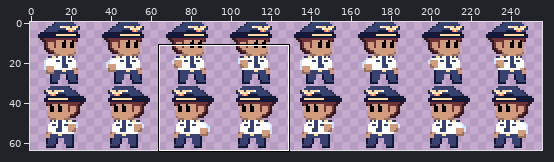
Sprite sheet, stored at bin/player/attack.png. The first picture is a wide view before the edit; the outline marks the close-up.
Close-up. Old version:
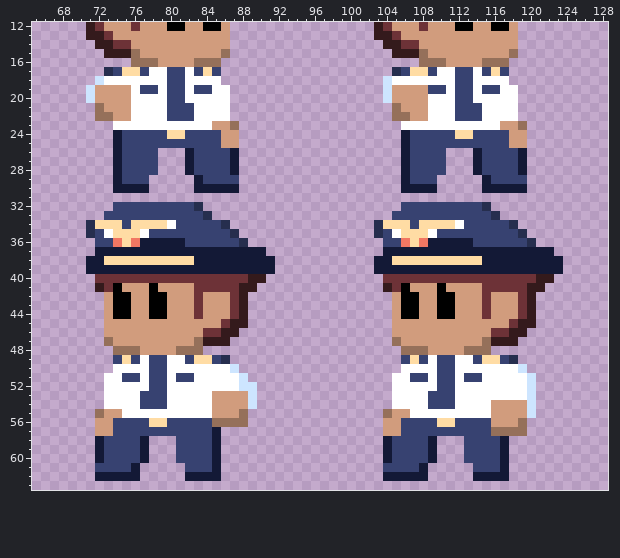
The file is 256x64 pixels. Shown: x 65..128, y 12..63. The commit also changed other parts of the picture, which this record leaves out.
Now the later version:
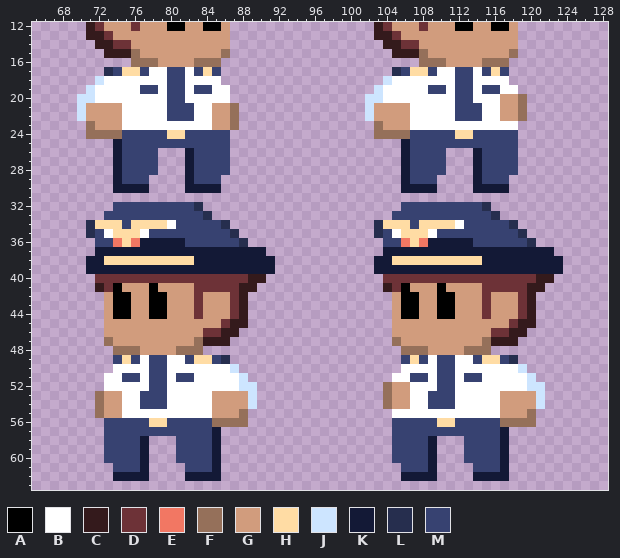
Palette (. is transparent): A #000000  B #ffffff  C #341a1c  D #6d3237  E #f27763  F #95705a  G #d19c7d  H #ffdca4  J #cde5ff  K #131936  L #262e4e  M #374271
Diff:
@@ x 65..128 @@
 18 .......JBBBBBBBMMBBBB..................JBBBBBBBMMBBBB...........
-19 ......JGGGGBMMBMMBMMBB.................JGGGGMMBMMBMMBB..........
-20 ......JGGGGBBBBMMBBBBB.................JGGGGBBBMMBBBBB..........
-21 .......FGGGBBBBMMMBBBB..................FGGGBBBMMMBBBB..........
-22 .......FFGGBBBBMMMBBBB..................FFGGBBBMMMBBBB..........
-23 .........BBBBBBBBBBBGGF..................BBBBBBBBBBBGGF.........
-24 .........KMMMMMHHMMMMGG..................KMMMMMHHMMMMGG.........
-25 .........KMMMMMMMMMMMGG..................KMMMMMMMMMMMGG.........
-26 .........KMMMM...KMMMMK..................KMMMM...KMMMMK.........
-27 .........KMMMM...KMMMMK..................KMMMM...KMMMMK.........
-28 .........KMMMM...KMMMMK..................KMMMM...KMMMMK.........
-29 .........KMMM.....KMMMM..................KMMM.....KMMMM.........
-30 .........KKKK.....KKKKK..................KKKK.....KKKKK.........
+19 ......JBBBBBMMBMMBMMBB................JBBBBBMMBMMBMMBB..........
+20 .....JJBBBBBBBBMMBBBBB...............JJBBBBBBBBMMBBBGGF.........
+21 .....JGGGGBBBBBMMMBBGGF..............JGGGGBBBBBMMMBBGGF.........
+22 .....JGGGGBBBBBMMMBBGGF..............JGGGGBBBBBMMMBBGGF.........
+23 ......FGGGBBBBBBBBBBGGF...............FGGGBBBBBBBBBBBB..........
+24 ......FFFFMMMMMHHMMMMM................FFFFMMMMMHHMMMMM..........
+25 .........KMMMMMMMMMMMM...................KMMMMMMMMMMMM..........
+26 .........KMMMM...KMMMM...................KMMMM...KMMMM..........
+27 .........KMMMM...KMMMM...................KMMMM...KMMMM..........
+28 .........KMMMM...KMMMM...................KMMMM...KMMMM..........
+29 .........KMMM....KMMM....................KMMM....KMMM...........
+30 .........KKKK....KKKK....................KKKK....KKKK...........
 31 ................................................................
@@ x 65..128 @@
 51 ........BBMMBMMBMMBBBBBJ................BBMMBMMBMMBBBBBJ........
-52 ........BBBBBMMBBBBBBBBJJ...............BBBBBMMBBBBBBBBJ........
-53 ........BBBBMMMBBBBBGGGGJ...............BBBBMMMBBBBBBBBJ........
-54 ........BBBBMMMBBBBBGGGGJ...............BBBBMMMBBBBGGGGJ........
-55 .......FGGBBBBBBBBBBGGGF...............FGGBBBBBBBBBGGGGJ........
-56 .......GGMMMMHHMMMMMFFFF...............GGMMMMHHMMMMGGGF.........
-57 .......GGMMMMMMMMMMMK..................GGMMMMMMMMMMFFFF.........
-58 .......KMMMMK...MMMMK..................KMMMMK...MMMMK...........
-59 .......KMMMMK...MMMMK..................KMMMMK...MMMMK...........
-60 .......KMMMMK...MMMMK..................KMMMMK...MMMMK...........
-61 .......MMMMK.....MMMK..................MMMMK.....MMMK...........
-62 .......KKKKK.....KKKK..................KKKKK.....KKKK...........
+52 ........BBBBBMMBBBBBBBBJJ..............FGGBBBMMBBBBBBBBJJ.......
+53 .......FGGBBMMMBBBBBGGGGJ..............FGGBBMMMBBBBBGGGGJ.......
+54 .......FGGBBMMMBBBBBGGGGJ..............FGGBBMMMBBBBBGGGGJ.......
+55 .......FGGBBBBBBBBBBGGGF................BBBBBBBBBBBBGGGF........
+56 ........MMMMMHHMMMMMFFFF................MMMMMHHMMMMMFFFF........
+57 ........MMMMMMMMMMMMK...................MMMMMMMMMMMMK...........
+58 ........MMMMK...MMMMK...................MMMMK...MMMMK...........
+59 ........MMMMK...MMMMK...................MMMMK...MMMMK...........
+60 ........MMMMK...MMMMK...................MMMMK...MMMMK...........
+61 .........MMMK....MMMK....................MMMK....MMMK...........
+62 .........KKKK....KKKK....................KKKK....KKKK...........
 63 ................................................................
Changed places in both close-ups, as pixel boxes (x1, y1, x2, y2):
changed: (77, 85, 131, 139)
changed: (365, 85, 428, 139)
changed: (473, 94, 527, 193)
changed: (185, 103, 239, 193)
changed: (383, 382, 437, 481)
changed: (491, 382, 545, 436)
changed: (95, 391, 149, 481)
